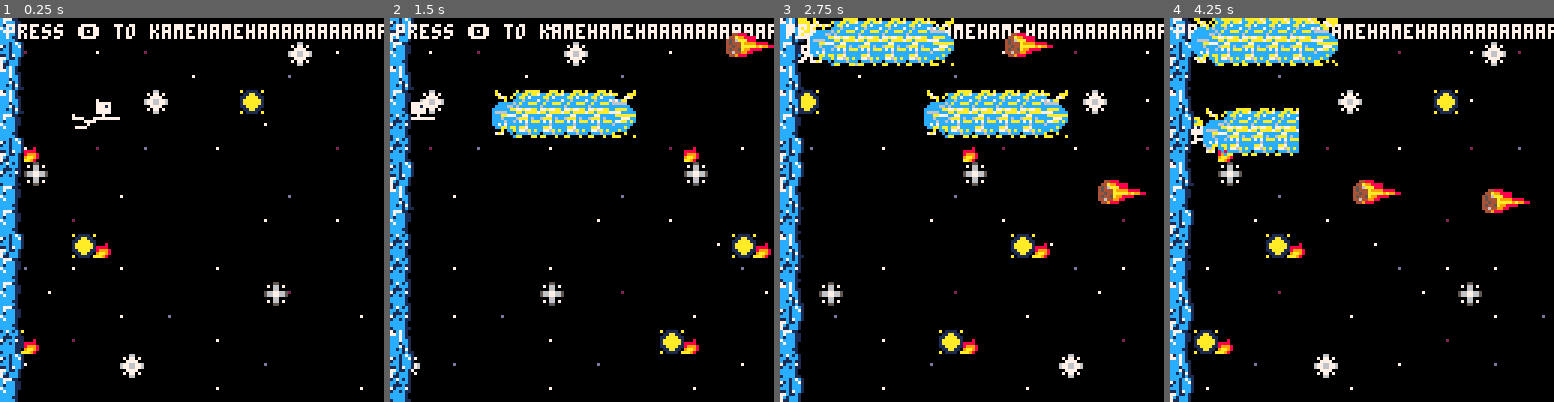
Above: before the commit, frames 1-4 (left to right).
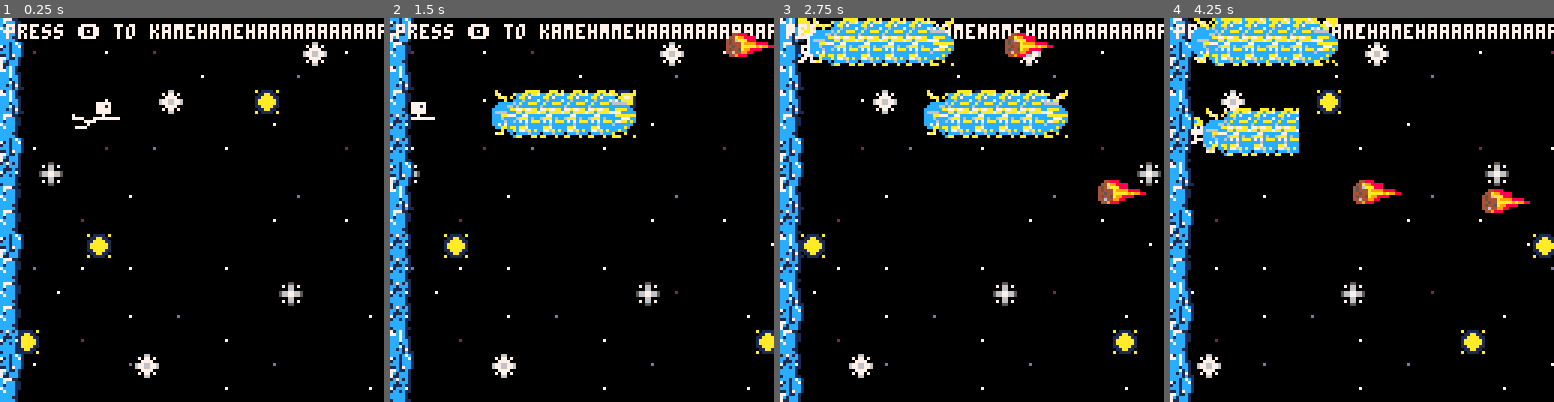
Above: after the commit, the same moments.

Repository: Jerry-Gu-SB/pico-8-kamehameha
Game: PICO-8 cartridge kamehameha.p8
Two runs of this game, one before a commit and one after it. Both use one fixed random seed, a clock stepped at 60 frames per second and the inputs below.
Inputs:
- Up to frame 1 (0.25 s): no input
- Up to frame 2 (1.5 s): tap O (Z key) at 0.7 s
- Up to frame 3 (2.75 s): hold Right 1.6-2.1 s; tap O (Z key) at 1.7, 2.1, 2.5 s; hold Up 2.15-2.42 s; hold Right from 2.47 s (still down)
- Up to frame 4 (4.25 s): tap O (Z key) every 0.4 s from 2.9 to 4.1 s; release Right at 3.03 s; hold Left 3.08-3.58 s; hold Down 3.63-3.97 s; hold Right from 4.02 s (still down)

The runs differ from the first frame. In frame 1, 3.6% of the frame differs, in the area x 5-97%, y 6-97%; in frame 2, 3.7%; in frame 3, 4.1%; in frame 4, 4.8%, in the area x 5-100%, y 2-97%.

Commit message:
fixed the background

Diff:
--- a/kamehameha.p8
+++ b/kamehameha.p8
@@ -52,9 +52,9 @@
 
 function update_map()
     if MAP_X < -127 then MAP_X = 0 end
-    MAP_X -= 1
+    MAP_X -= .3
     if TWINKLE_X < -127 then TWINKLE_X = 0 end
-    TWINKLE_X -= .5
+    TWINKLE_X -= .1
 
     if STAR_INTERVAL <= 1 then
         initialize_star_interval()
@@ -275,23 +275,23 @@
 0000000000000000000000000000000000000000000000000000000000000000000000000000000010000000300000000000000000000000000000000000000000000000000000000000000000000000000000000000000000000000000000000000000000000000000000000000000000000000000000000000000000000000
 0000000000000021000000310000000000000000000000220000003200000000000000001000000000000000000000000000000000000000000000000000000000000000000000000000000000000000000000000000000000000000000000000000000000000000000000000000000000000000000000000000000000000000
 0000000000000000000000000000000000000000000000000000000000000000000000000000000000000010000000000000000000000000000000000000000000000000000000000000000000000000000000000000000000000000000000000000000000000000000000000000000000000000000000000000000000000000
-0000000000000000000000000000000000002c00000000000000000000000000001000002000300000100000000020000000000000000000000000000000000000000000000000000000000000000000000000000000000000000000000000000000000000000000000000000000000000000000000000000000000000000000
+0000000000000000000000000000000000000000000000000000000000000000001000002000300000100000000020000000000000000000000000000000000000000000000000000000000000000000000000000000000000000000000000000000000000000000000000000000000000000000000000000000000000000000
 0000220000000000000000000000000000002100000000000000000000000000000000000000000000000000000000000000000000000000000000000000000000000000000000000000000000000000000000000000000000000000000000000000000000000000000000000000000000000000000000000000000000000000
 0000000000000000000000000000000000000000000000000000000000000000000000000010000000000000300000000000000000000000000000000000000000000000000000000000000000000000000000000000000000000000000000000000000000000000000000000000000000000000000000000000000000000000
 0000000000000000000000000000000000000000000000000000000000000000000000200000000000000010000010000000000000000000000000000000000000000000000000000000000000000000000000000000000000000000000000000000000000000000000000000000000000000000000000000000000000000000
-0000000031000000000000000000000000000000322c00000000000000000000100000000000000000000000000000000000000000000000000000000000000000000000000000000000000000000000000000000000000000000000000000000000000000000000000000000000000000000000000000000000000000000000
+0000000031000000000000000000000000000000320000000000000000000000100000000000000000000000000000000000000000000000000000000000000000000000000000000000000000000000000000000000000000000000000000000000000000000000000000000000000000000000000000000000000000000000
 0000000000000000000000000000000000000000000000000000000000000000003000100010000000100000000000000000000000000000000000000000000000000000000000000000000000000000000000000000000000000000000000000000000000000000000000000000000000000000000000000000000000000000
 0000000000000000000000002200000000000000000000000000000021000000000010000000000000000000200000000000000000000000000000000000000000000000000000000000000000000000000000000000000000000000000000000000000000000000000000000000000000000000000000000000000000000000
 0000000000000000000000000000000000000000000000000000000000000000000000000010003000000000000000100000000000000000000000000000000000000000000000000000000000000000000000000000000000000000000000000000000000000000000000000000000000000000000000000000000000000000
-0031000000000000000000000000000000322c00000000000000000000000000000000200000000000100000000000000000000000000000000000000000000000000000000000000000000000000000000000000000000000000000000000000000000000000000000000000000000000000000000000000000000000000000
+0031000000000000000000000000000000320000000000000000000000000000000000200000000000100000000000000000000000000000000000000000000000000000000000000000000000000000000000000000000000000000000000000000000000000000000000000000000000000000000000000000000000000000
 0000000000002100000000000000000000000000000022000000000000000000001000000030000000000030000000000000000000000000000000000000000000000000000000000000000000000000000000000000000000000000000000000000000000000000000000000000000000000000000000000000000000000000
-0000000000000000000000000038000000000000000000000000000000000000000000000000000000100000000000100000000000000000000000000000000000000000000000000000000000000000000000000000000000000000000000000000000000000000000000000000000000000000000000000000000000000000
-…(9 lines of a section not shown)…
+0000000000000000000000000000000000000000000000000000000000000000000000000000000000100000000000100000000000000000000000000000000000000000000000000000000000000000000000000000000000000000000000000000000000000000000000000000000000000000000000000000000000000000
+…(9 lines of a section not shown)…
